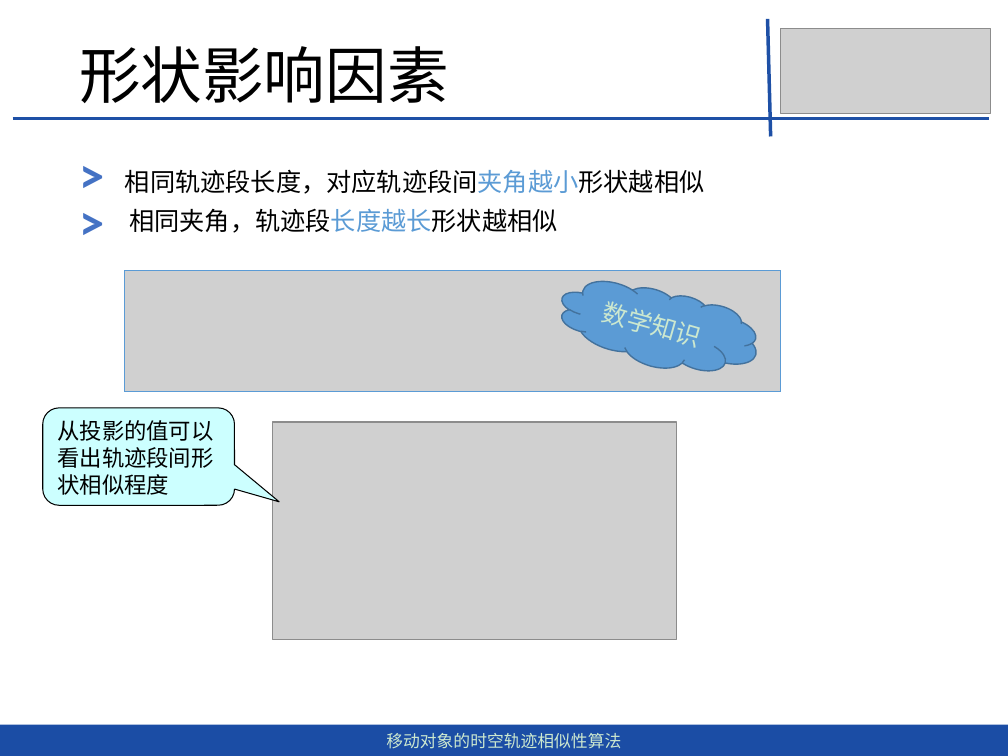
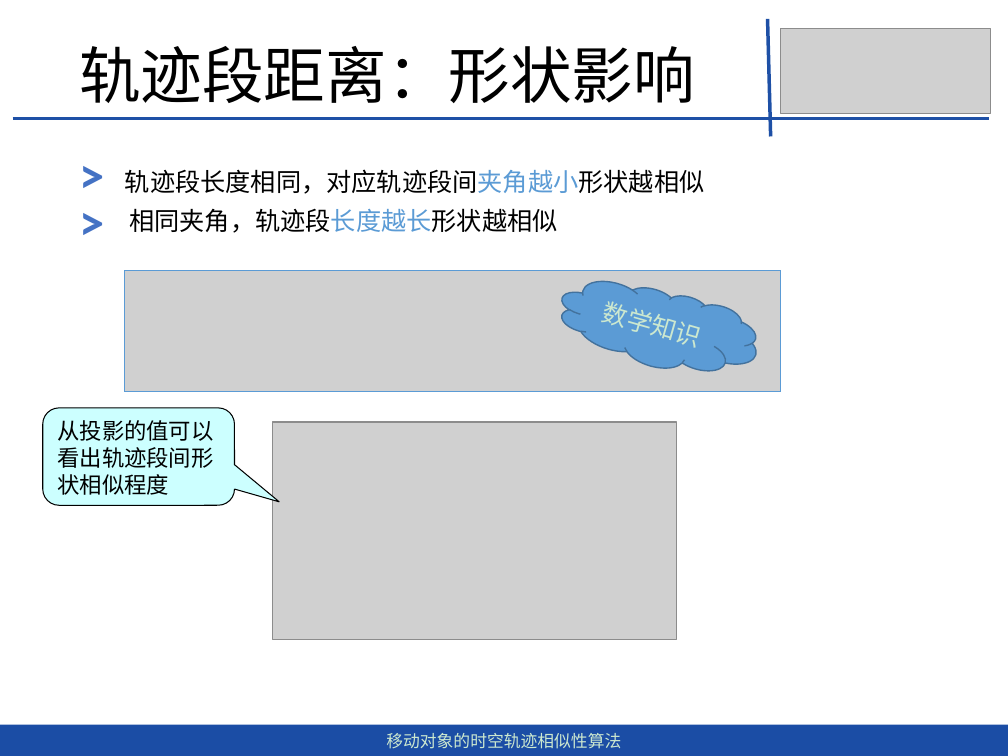
Before and after one commit to dingguangwei/biyelunwen, a slide deck: slide 23 of 移动对象的时空轨迹相似性查询算法-丁光伟-第2版.pptx. Drawn at 1008x756 pixels with LibreOffice and Linux fonts; fonts in the diff are those of the drawing; grey boxes stand for pictures. Boxes give left, top, right and bottom in pixels: in the first picture for what was removed or moved away, otherwise in the second. Text is boxed around its words. In the diff, an @@ line names an element or a change of style, - is before the commit and + after.

```diff
--- a/移动对象的时空轨迹相似性查询算法-丁光伟-第2版.pptx
+++ b/移动对象的时空轨迹相似性查询算法-丁光伟-第2版.pptx
@@ text at (79, 46, 695, 103): text changed @@
-形状影响因素
+轨迹段距离：形状影响
@@ text at (125, 169, 705, 194): text changed @@
-相同轨迹段长度，对应轨迹段间夹角越小形状越相似
+轨迹段长度相同，对应轨迹段间夹角越小形状越相似
```
Also in this commit, not shown: 12 other slides changed, 7 other files.
